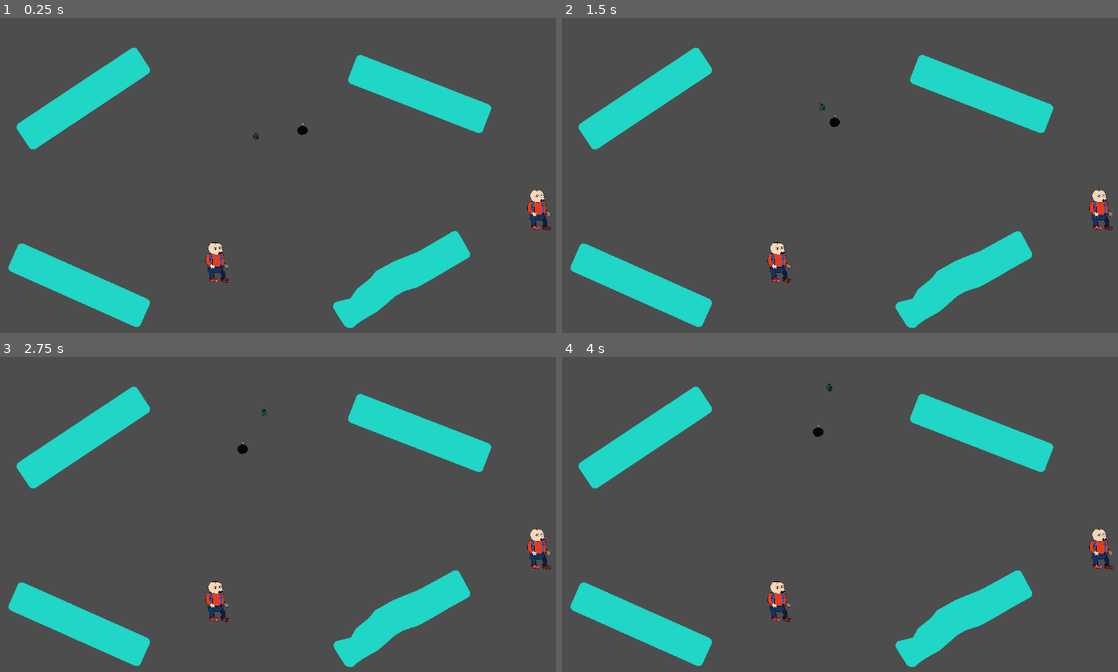
Above: before the commit, frames 1-4 (two rows, left to right).
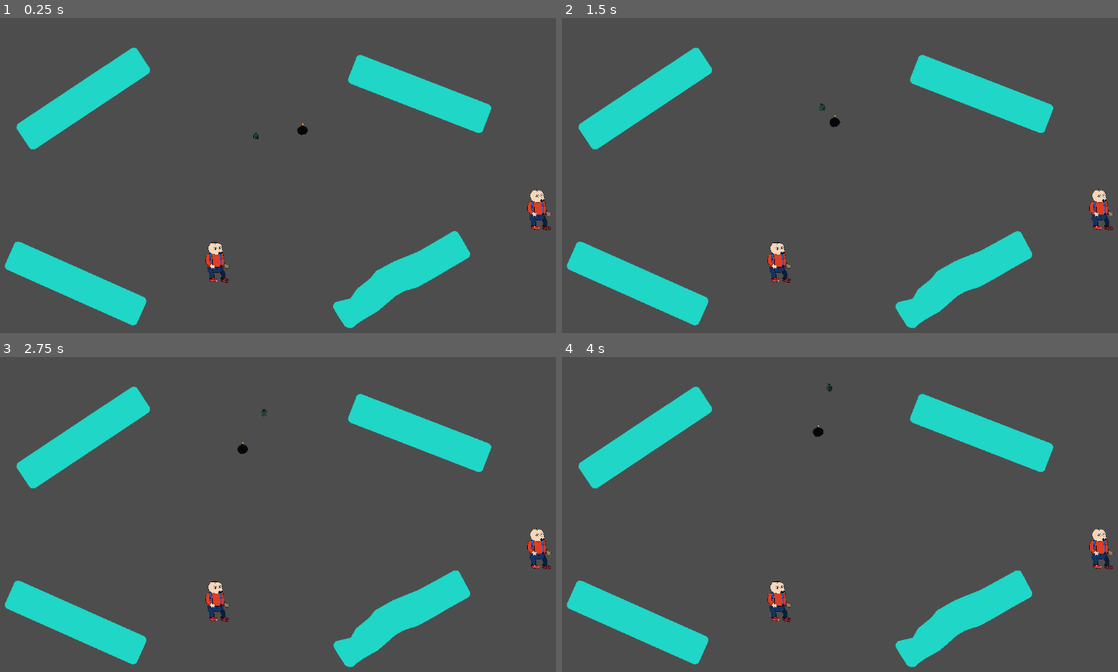
Above: after the commit, the same moments.

Repository: SlopInteractive/haven-2026
Game: Godot game, scene res://scenes/test/test_arena.tscn
Two runs of this game, one before a commit and one after it. Both use one fixed random seed, a clock stepped at 60 frames per second and the inputs below. This scene is started directly instead of the project's main scene.
Inputs (mouse positions are in pixels of both pictures, inside the frame that each line leads up to):
- Up to frame 1 (0.25 s): no input
- Up to frame 2 (1.5 s): tap Enter (ui_accept) at 0.5, 0.77, 1.25 s; move the mouse to (967, 172) at 0.52 s; hold Right (ui_right) 0.53-1.25 s; hold D (player2_right) 0.53-1.25 s; click (967, 172) at 0.67 s; drag from (712, 207) to (634, 295) at 1.27 s
- Up to frame 3 (2.75 s): tap Enter (ui_accept) at 2 s; move the mouse to (333, 451) at 2.02 s; hold Delete (player1_left) from 2.03 s (still down); hold D (player2_right) from 2.03 s (still down)
- Up to frame 4 (4 s): release Delete (player1_left) at 2.75 s; release D (player2_right) at 2.75 s; drag from (806, 596) to (639, 624) at 2.77 s; move the mouse to (1017, 577) at 3.52 s; hold Right (ui_right) from 3.53 s (still down); hold D (player2_right) from 3.53 s (still down); tap Enter (ui_accept) at 3.77 s

The runs differ from the first frame. In frame 1, 0.2% of the frame differs, in the area x 0-27%, y 71-99%; in frame 2, 0.2%; in frame 3, 0.2%; in frame 4, 0.2%.

Commit message:
asdsadas

Diff:
--- a/scenes/test/test_arena.tscn
+++ b/scenes/test/test_arena.tscn
@@ -8,37 +8,39 @@
 
 [node name="TestArena" type="Node2D" unique_id=670349092]
 
-[node name="Platform2" parent="." unique_id=307776202 instance=ExtResource("2_xd32e")]
-position = Vector2(240.99994, 757)
+[node name="Game" type="Node2D" parent="." unique_id=2048154266]
+
+[node name="Platform2" parent="Game" unique_id=307776202 instance=ExtResource("2_xd32e")]
+position = Vector2(227, 750)
 rotation = 0.41907033
 
-[node name="Platform4" parent="." unique_id=489886513 instance=ExtResource("2_xd32e")]
+[node name="Platform4" parent="Game" unique_id=489886513 instance=ExtResource("2_xd32e")]
 position = Vector2(253, -32.000008)
 rotation = 2.5539942
 
-[node name="Platform5" parent="." unique_id=1465738843 instance=ExtResource("2_xd32e")]
+[node name="Platform5" parent="Game" unique_id=1465738843 instance=ExtResource("2_xd32e")]
 position = Vector2(1608, -53.000008)
-rotation = 3.5113616
+rotation = -2.7718236
 
-[node name="Platform3" parent="." unique_id=706100489 instance=ExtResource("2_xd32e")]
+[node name="Platform3" parent="Game" unique_id=706100489 instance=ExtResource("2_xd32e")]
 position = Vector2(1541, 730.9998)
 rotation = -0.5293951
 
-[node name="Camera2D" type="Camera2D" parent="." unique_id=2108395026]
+[node name="Camera2D" type="Camera2D" parent="Game" unique_id=2108395026]
 position = Vector2(1020, 349)
 zoom = Vector2(0.48, 0.48)
 
-[node name="Background" type="Sprite2D" parent="." unique_id=933641310]
+[node name="Background" type="Sprite2D" parent="Game" unique_id=933641310]
 position = Vector2(1, 0)
 
-[node name="Player" parent="." unique_id=826111072 instance=ExtResource("2_x7yfq")]
+[node name="Player" parent="Game" unique_id=826111072 instance=ExtResource("2_x7yfq")]
 position = Vector2(1639, 152)
 max_contacts_reported = 4
 move_speed = 600.0
 bounce_strength = 800.0
 bounce_delay = 0.0
 
-[node name="Player2" parent="." unique_id=1241401012 instance=ExtResource("2_x7yfq")]
+[node name="Player2" parent="Game" unique_id=1241401012 instance=ExtResource("2_x7yfq")]
 position = Vector2(368, 359)
 max_contacts_reported = 4
 move_speed = 600.0
@@ -46,13 +48,13 @@
 bounce_delay = 0.0
 player_id = 2
 
-[node name="Node2D" type="Node2D" parent="." unique_id=131809457]
+[node name="Node2D" type="Node2D" parent="Game" unique_id=131809457]
 position = Vector2(1159, 121)
 script = ExtResource("4_f0kn0")
 movement_radius = 500.0
 item_scene = ExtResource("3_f0kn0")
 
-[node name="Node2D2" type="Node2D" parent="." unique_id=1619942422]
+[node name="Node2D2" type="Node2D" parent="Game" unique_id=1619942422]
 position = Vector2(949, 164)
 script = ExtResource("4_f0kn0")
 movement_radius = 500.0
--- a/scripts/player_controller.gd
+++ b/scripts/player_controller.gd
@@ -91,6 +91,9 @@
 	if item_cooldown > 0.0:
 		return
 
+	if item_in_hand != null:
+		return
+
 	if body is IItem:
 		if body.has_owner:
 			return
--- /dev/null
+++ b/shaders/Post.gdshader
@@ -0,0 +1,193 @@
+shader_type canvas_item;
+
+// pixelate effect (optional)
+#define USE_LOW_RESOLUTION 1
+
+// choose only one dithering method! (optional)
+#define USE_DITHERING_ORDERED 0        // ordered dithering
+#define USE_DITHERING_NOISE_TEXTURE 1  // noise texture based dithering
+
+// choose only one posterization method! (optional)
+#define USE_POSTERIZE_RGB 0 // posterize RGB values
+#define USE_POSTERIZE_LUMA 1 // posterize luma only
+
+// choose only one color grad method! (optional)
+#define USE_COLOR_GRAD_SIMPLE 0
+#define USE_COLOR_GRAD_ADVANCED 1
+
+uniform sampler2D screen_tex : hint_screen_texture, repeat_disable, filter_nearest; // use filter_nearest for better retro look
+uniform float effect_strength : hint_range(0.0, 1.0) = 1.0;
+uniform float gamma_adjust : hint_range(1.0, 4.0) = 2.2;
+
+#if USE_LOW_RESOLUTION
+uniform float desired_screen_width : hint_range(16.0, 1024.0) = 640.0;
+#endif
+
+#if USE_DITHERING_ORDERED
+const float dithering_pattern[] = {
+	-4.0, 0.0, -3.0, 1.0,
+	2.0, -2.0, 3.0, -1.0,
+	-3.0, 1.0, -4.0, 0.0,
+	3.0, -1.0, 2.0, -2.0
+};
+#endif
+
+#if USE_DITHERING_NOISE_TEXTURE
+uniform sampler2D noise_texture : hint_default_black, filter_nearest; // only RED channel is used
+#if !USE_LOW_RESOLUTION
+uniform float noise_scale : hint_range(0.1, 10.0) = 4.0;
+#endif
+#endif
+
+#if USE_DITHERING_ORDERED || USE_DITHERING_NOISE_TEXTURE
+uniform float dither_strength : hint_range(0.0, 0.1) = 0.005;
+#endif
+
+#if USE_POSTERIZE_RGB
+uniform float posterize_rgb_levels : hint_range(1.0, 32.0) = 6.0;
+#endif
+#if USE_POSTERIZE_LUMA
+uniform float posterize_luma_levels  : hint_range(1.0, 32.0) = 6.0;
+#endif
+
+#if USE_COLOR_GRAD_SIMPLE
+uniform vec3 color_grad_shadows : source_color = vec3(0.0, 0.25, 0.25);
+uniform vec3 color_grad_lights : source_color = vec3(0.75, 0.75, 0.0);
+#endif
+
+#if USE_COLOR_GRAD_ADVANCED
+uniform vec3 color_grad_shadows : source_color = vec3(0.0, 0.25, 0.25);
+uniform vec3 color_grad_midtones : source_color = vec3(0.5, 0.0, 0.5);
+uniform vec3 color_grad_lights : source_color = vec3(1.0, 1.0, 0.0);
+uniform float color_grad_midpoint : hint_range(0.1, 0.9) = 0.25;
+#endif
+
+#if USE_COLOR_GRAD_SIMPLE || USE_COLOR_GRAD_ADVANCED
+uniform float color_grad_strength : hint_range(0.0, 1.0) = 0.25;
+#endif
+
+
+#if USE_POSTERIZE_LUMA
+// rgb2hsv and hsv2rgb by sam hocevar
+// taken from
+// https://stackoverflow.com/questions/15095909/from-rgb-to-hsv-in-opengl-glsl
+// license: (PUBLIC DOMAIN) https://en.wikipedia.org/wiki/WTFPL
+
+// All components are in the range [0…1], including hue.
+vec3 rgb2hsv(vec3 c)
+{
+	vec4 K = vec4(0.0, -1.0 / 3.0, 2.0 / 3.0, -1.0);
+	vec4 p = mix(vec4(c.bg, K.wz), vec4(c.gb, K.xy), step(c.b, c.g));
+	vec4 q = mix(vec4(p.xyw, c.r), vec4(c.r, p.yzx), step(p.x, c.r));
+
+	float d = q.x - min(q.w, q.y);
+	float e = 1.0e-10;
+	return vec3(abs(q.z + (q.w - q.y) / (6.0 * d + e)), d / (q.x + e), q.x);
+}
+
+vec3 hsv2rgb(vec3 c)
+{
+	vec4 K = vec4(1.0, 2.0 / 3.0, 1.0 / 3.0, 3.0);
+	vec3 p = abs(fract(c.xxx + K.xyz) * 6.0 - K.www);
+	return c.z * mix(K.xxx, clamp(p - K.xxx, 0.0, 1.0), c.y);
+}
+#endif
+
+void fragment() {
+	// get default UVs
+	vec2 uv = UV;
+
+#if USE_LOW_RESOLUTION
+	// get screen resolution
+	vec2 resolution = 1.0 / SCREEN_PIXEL_SIZE;
+	// adjust UVs for lower resolution mode
+	vec2 size = desired_screen_width * resolution.xy/resolution.x;
+	vec2 coor = floor( FRAGCOORD.xy/resolution.xy * size);
+	uv = coor / size;
+#endif
+
+	// sample screen color
+	vec4 srccol = texture(screen_tex, uv);
+	vec4 tgtcol = srccol;
+
+	// adjust gamma
+	tgtcol.rgb = pow(tgtcol.rgb, vec3(1.0 / gamma_adjust));
+
+#if USE_DITHERING_ORDERED
+	// add dithering
+	tgtcol.rgb += dithering_pattern[((int( coor.y ) % 4) * 4) + (int( coor.x ) % 4)] * dither_strength;
+#endif
+
+#if USE_DITHERING_NOISE_TEXTURE
+	// get uvs for noise
+	vec2 noise_uv = UV;
+
+#if USE_LOW_RESOLUTION
+	float noise_scale = 1.0;
+
+	// get texture size
+	ivec2 noise_res = textureSize(noise_texture, 0);
+
+	// autoscale
+	float auto_scaling_factor = desired_screen_width / (float(noise_res.x));
+	noise_uv.x *= auto_scaling_factor;
+	noise_uv.y *= auto_scaling_factor;
+#endif
+
+	// fix aspect ratio
+	noise_uv.y *= (SCREEN_PIXEL_SIZE.x / SCREEN_PIXEL_SIZE.y);
+
+	// sample noise texture (red channel only)
+	float noise = texture(noise_texture, fract(noise_uv * noise_scale)).r;
+
+	// add dithering
+	tgtcol.rgb += vec3(((noise - 0.5) * 8.0) * dither_strength); // * 8.0 is used to match the ordered dithering "dithering_pattern" matrix values)
+#endif
+
+#if USE_DITHERING_ORDERED || USE_DITHERING_NOISE_TEXTURE
+	tgtcol.rgb = clamp(tgtcol.rgb, vec3(0.0), vec3(1.0));
+#endif
+
+#if USE_POSTERIZE_RGB
+	tgtcol.rgb = floor(tgtcol.rgb * posterize_rgb_levels) / posterize_rgb_levels;
+#endif
+
+#if USE_POSTERIZE_LUMA
+	vec3 hsv = rgb2hsv(tgtcol.rgb);
+	hsv.z = floor(hsv.z * posterize_luma_levels) / posterize_luma_levels;
+	tgtcol.rgb = hsv2rgb(hsv);
+#endif
+
+#if USE_COLOR_GRAD_SIMPLE || USE_COLOR_GRAD_ADVANCED
+	// get luma (convert to grayscale)
+	float luma = dot(tgtcol.rgb, vec3(0.299, 0.587, 0.114));
+#endif
+
+#if USE_COLOR_GRAD_SIMPLE
+	// compute tint color
+	vec3 tint_col = mix(color_grad_shadows.rgb, color_grad_lights.rgb, luma);
+#endif
+
+#if USE_COLOR_GRAD_ADVANCED
+	// compute tint color
+	vec3 tint_col = vec3(1.0);
+	if (luma < color_grad_midpoint) {
+		float t = smoothstep(0.0, color_grad_midpoint, luma);
+		tint_col = mix(color_grad_shadows.rgb, color_grad_midtones.rgb, t);
+	} else {
+		float t = smoothstep(color_grad_midpoint, 1.0, luma);
+		tint_col = mix(color_grad_midtones, color_grad_lights.rgb, t);
+	}
+#endif
+
+#if USE_COLOR_GRAD_SIMPLE || USE_COLOR_GRAD_ADVANCED
+	// apply tint
+	tgtcol.rgb = mix(tgtcol.rgb, tint_col, color_grad_strength);
+#endif
+
+	// restore gamma
+	tgtcol.rgb = pow(tgtcol.rgb, vec3(gamma_adjust));
+
+	// apply effect strength
+	COLOR = mix(srccol, tgtcol, effect_strength);
+}
Not shown, added: shaders/Post.gdshader.uid
